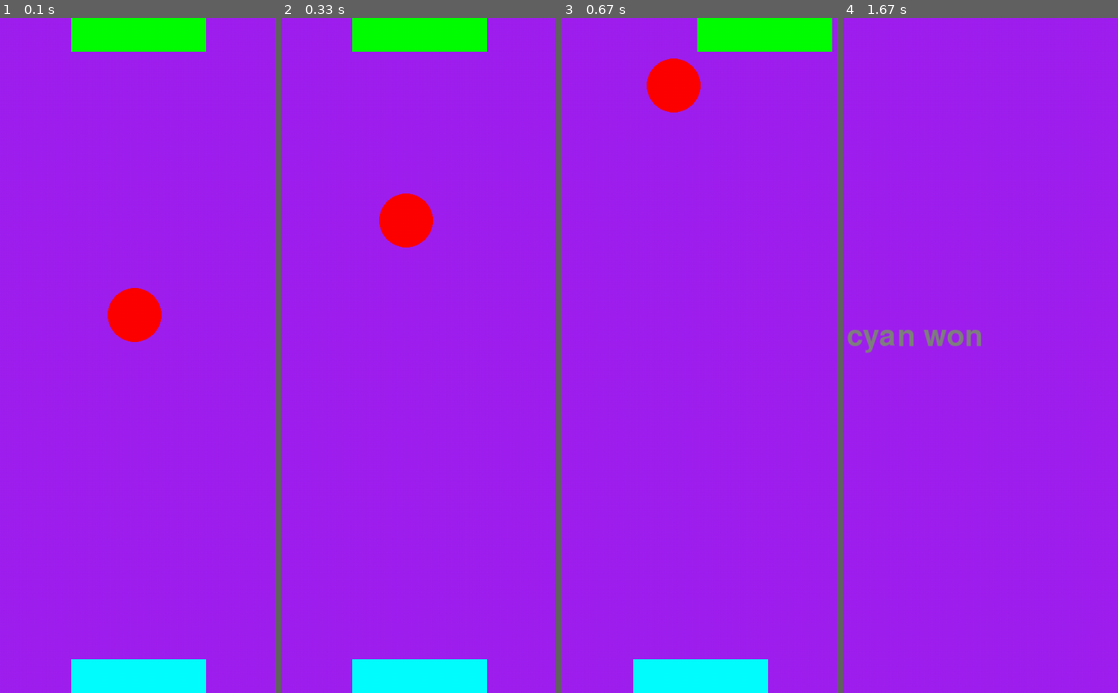
Above: before the commit, frames 1-4 (left to right).
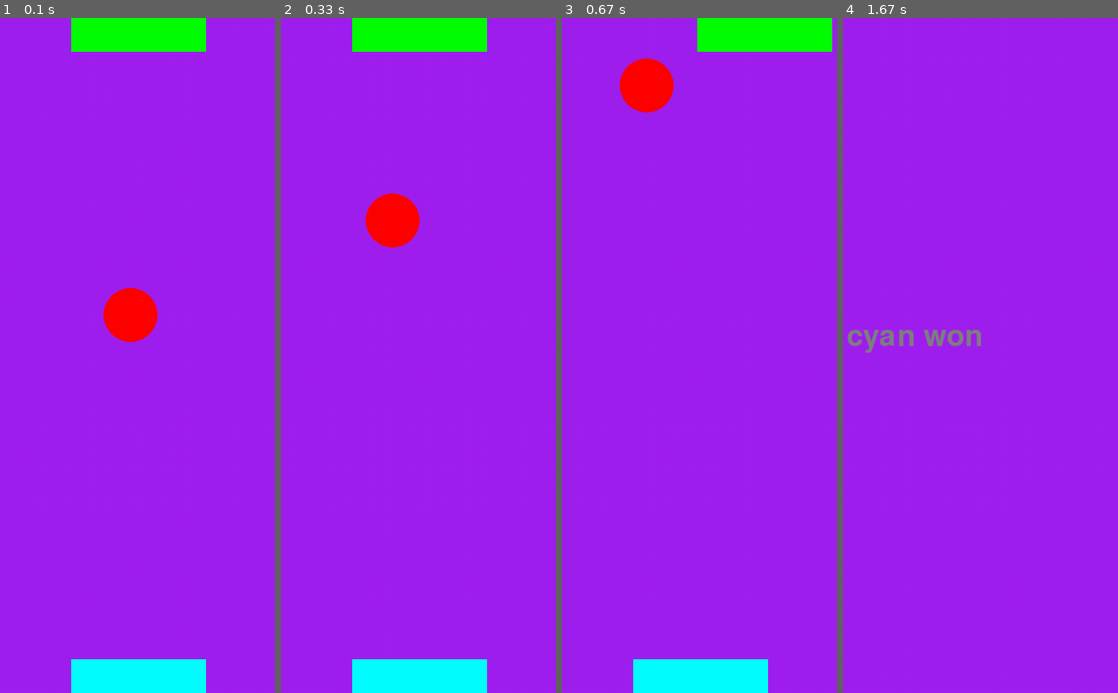
Above: after the commit, the same moments.

Repository: coolant9/computer_program
Game: pygame game, started from pygame/lesson2.py
Same seed, same stepped clock (60 frames per second), same inputs: the game is played once before the commit and once after it.
Inputs:
- Up to frame 1 (0.1 s): no input
- Up to frame 2 (0.33 s): no input
- Up to frame 3 (0.67 s): hold D from 0.33 s (still down)
- Up to frame 4 (1.67 s): release D at 0.8 s; hold D 0.83-1.3 s; tap J at 0.9, 1.2 s

The runs differ from the first frame. In frame 1, 0.3% of the frame differs, in the area x 37-59%, y 40-48%; in frame 2, 0.8%; in frame 3, 1.5%, in the area x 20-51%, y 6-14%; in frame 4, nothing differs.

Commit message:
refactored

Diff:
--- a/pygame/lesson2.py
+++ b/pygame/lesson2.py
@@ -1,5 +1,14 @@
 # Example file showing a circle moving on screen
 import pygame
+
+
+horizotal_speed = 0.2
+dt = 0
+x = 500
+dy = -1
+dx =  -1
+radius = 40
+
 def draw_text(screen, x, y, text_str):
     background = pygame.Surface((screen.get_width(), screen.get_height()))
     background.fill('purple')
@@ -11,7 +20,7 @@
 
 def update_player_pos(dy,ball_pos,dx):
     ball_pos.y += dy*10
-    ball_pos.x += dx*0.1*10
+    ball_pos.x += dx*horizotal_speed*10
     return ball_pos
 
 
@@ -20,10 +29,7 @@
 screen = pygame.display.set_mode((1000,1000))
 clock = pygame.time.Clock()
 running = True
-dt = 0
-x = 500
-dy = -1
-dx =  -1
+
 ball_pos = pygame.Vector2(screen.get_width() / 2, screen.get_height() / 2)
 rectangle1_left = 400
 rectangle2_left = 400
@@ -37,7 +43,7 @@
     # fill the screen with a color to wipe away anything from last frame
     screen.fill("purple")
     ball_pos = update_player_pos(dy,ball_pos,dx)
-    pygame.draw.circle(screen, "red",ball_pos , 40)
+    pygame.draw.circle(screen, "red",ball_pos , radius)
 
     def is_hitting(rectangle,ball):
         center = rectangle.x + rectangle.width/2
